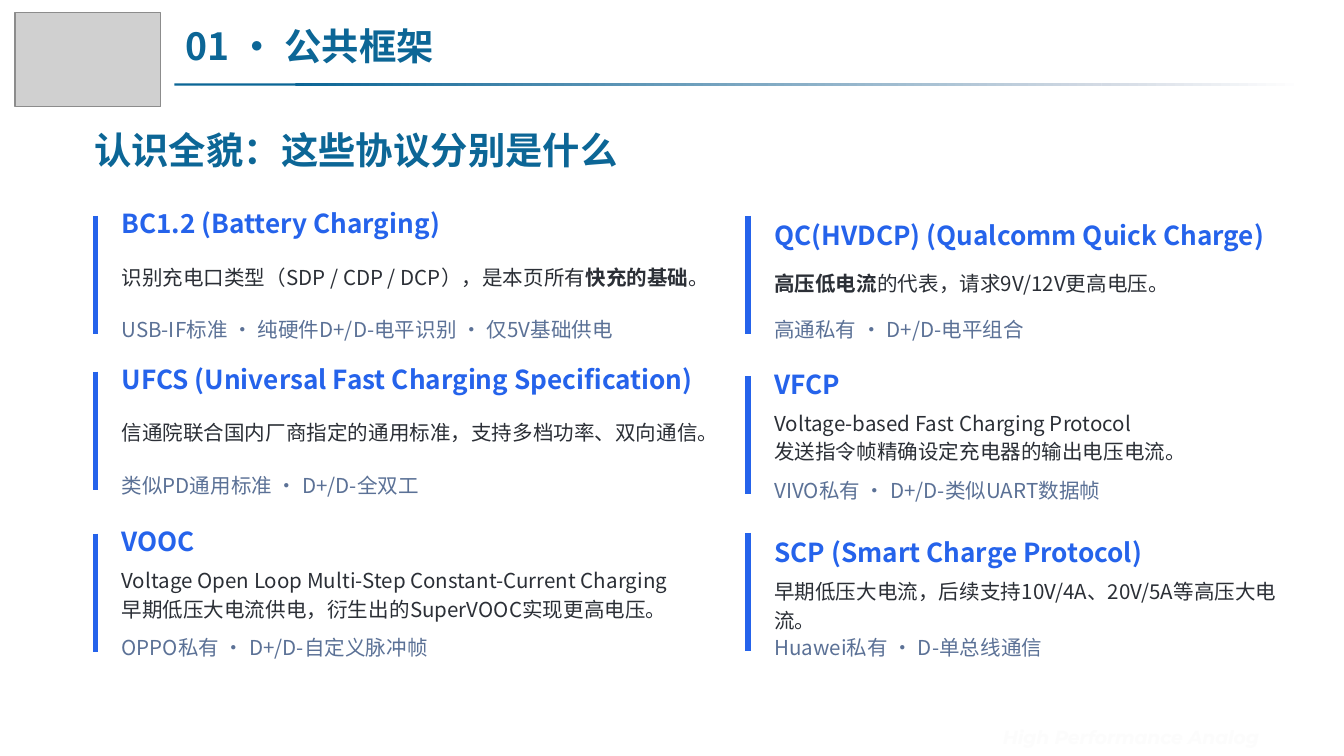
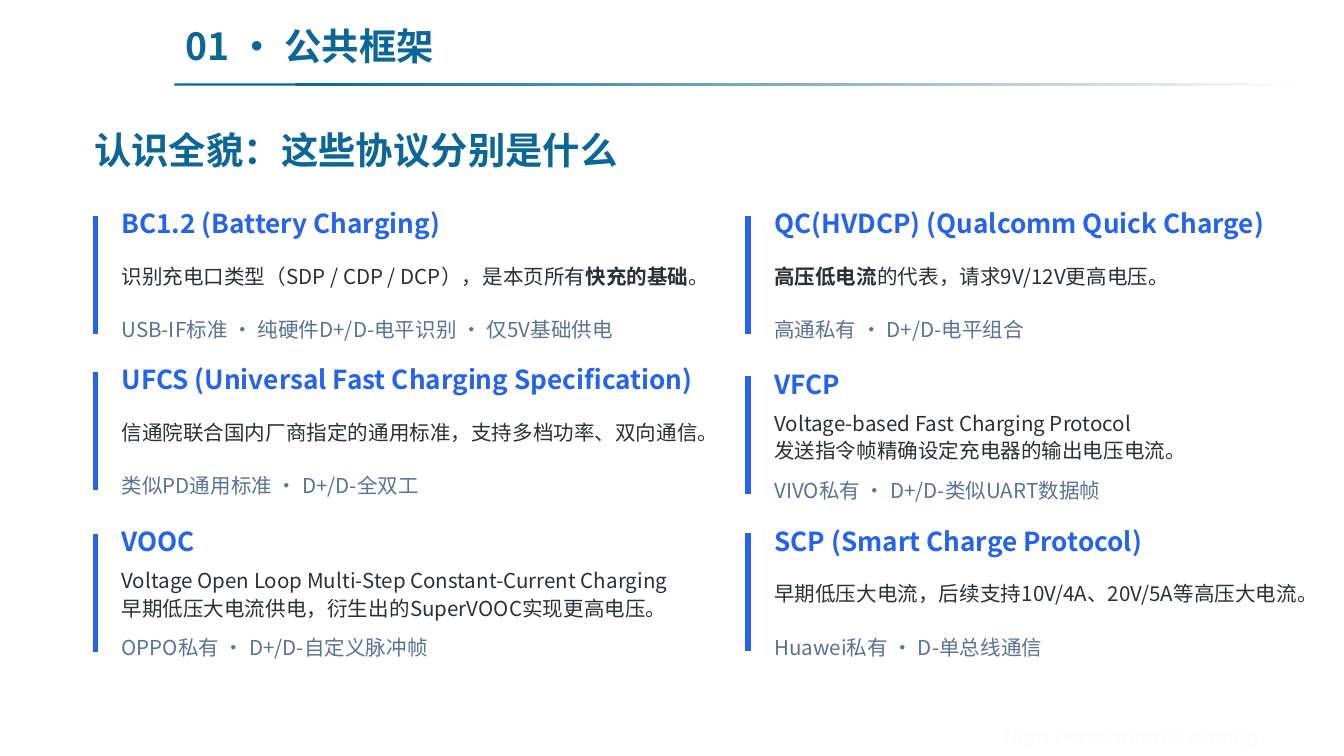
Before and after one commit to Dremote/Books, a slide deck: slide 5 of Notes/5. 基于DPDM的快充协议简介.pptx. Drawn at 1344x756 pixels with LibreOffice and Linux fonts; fonts in the diff are those of the drawing; grey boxes stand for pictures; background and template pictures are left out. Boxes give left, top, right and bottom in pixels: in the first picture for what was removed or moved away, otherwise in the second. Text is boxed around its words. In the diff, an @@ line names an element or a change of style, - is before the commit and + after.

```diff
--- a/Notes/5. 基于DPDM的快充协议简介.pptx
+++ b/Notes/5. 基于DPDM的快充协议简介.pptx
@@ picture removed at (x1=15, y1=12, x2=160, y2=106) @@
@@ rounded rectangle removed at (x1=199, y1=0, x2=1146, y2=756) @@
-Sgmicro
-Confidential
@@ text added at (x1=199, y1=0, x2=1146, y2=756), 60 pt, text #FFFFFF @@
+Sgmicro
+Confidential
@@ text "QC(HVDCP) (Qualcomm Quick Charge)" moved from (x1=774, y1=223, x2=1264, y2=252) to (x1=774, y1=211, x2=1264, y2=240) @@
@@ text "SCP (Smart Charge Protocol)" moved from (x1=774, y1=540, x2=1142, y2=569) to (x1=774, y1=529, x2=1142, y2=558) @@
@@ line spacing 1.17 to 1.13 in 4 elements at (x1=121, y1=266, x2=709, y2=286), (x1=121, y1=571, x2=667, y2=621), (x1=774, y1=266, x2=1169, y2=288), (x1=774, y1=583, x2=1317, y2=605) @@
```
Also in this commit, not shown: 25 other slides changed, 2 slides added, 8 other files.
